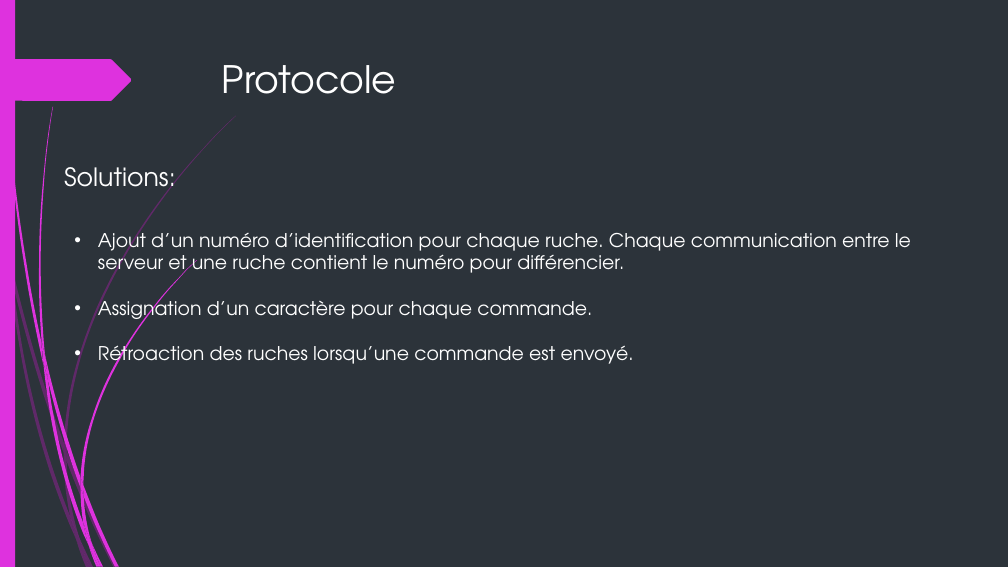
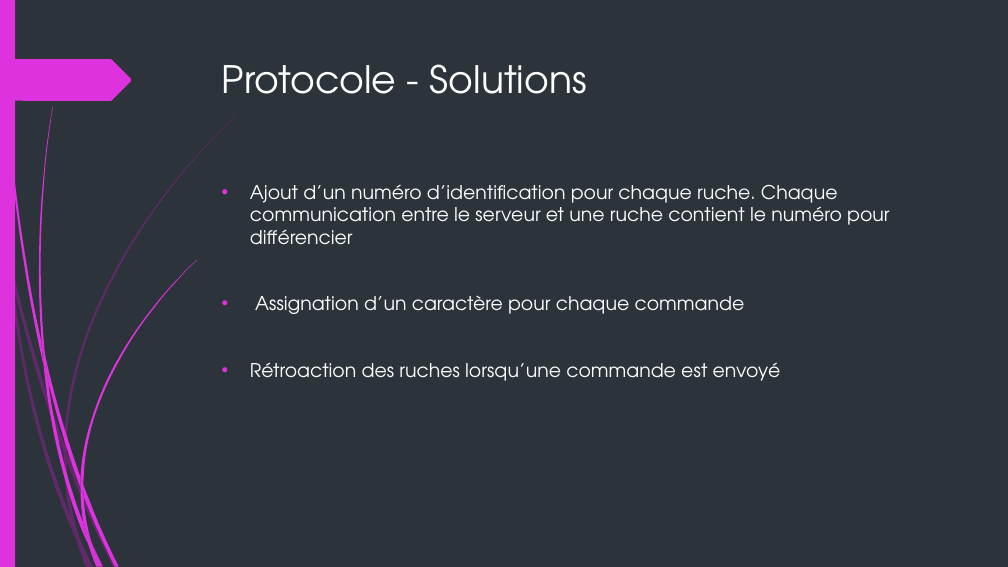
Before and after one commit to fisj2002/Projet_S6_Documentation, a slide deck: slide 11 of Présentation Finale – P3.pptx. Drawn at 1008x567 pixels with LibreOffice and Linux fonts; fonts in the diff are those of the drawing. Boxes give left, top, right and bottom in pixels: in the first picture for what was removed or moved away, otherwise in the second. Text is boxed around its words. In the diff, an @@ line names an element or a change of style, - is before the commit and + after.

Commit message:
Modification de la partie Protocole et Architecture Globale et ajout de l'antenne 3D

```diff
--- a/Présentation Finale – P3.pptx
+++ b/Présentation Finale – P3.pptx
@@ title at <box>222,64,587,94</box>: text changed @@
-Protocole
+Protocole - Solutions
@@ text removed at <box>64,167,176,198</box> @@
-Solutions:
@@ text at <box>250,185,889,381</box>: text changed @@
-• Ajout d’un numéro d’identification pour chaque ruche. Chaque communication entre le serveur et une ruche contient le numéro pour différencier.
-• Assignation d’un caractère pour chaque commande.
-• Rétroaction des ruches lorsqu’une commande est envoyé.
+• Ajout d’un numéro d’identification pour chaque ruche. Chaque communication entre le serveur et une ruche contient le numéro pour différencier
+• Assignation d’un caractère pour chaque commande
+• Rétroaction des ruches lorsqu’une commande est envoyé
```
Also in this commit, not shown: 2 other slides changed, 2 slides added, 2 slides removed.
